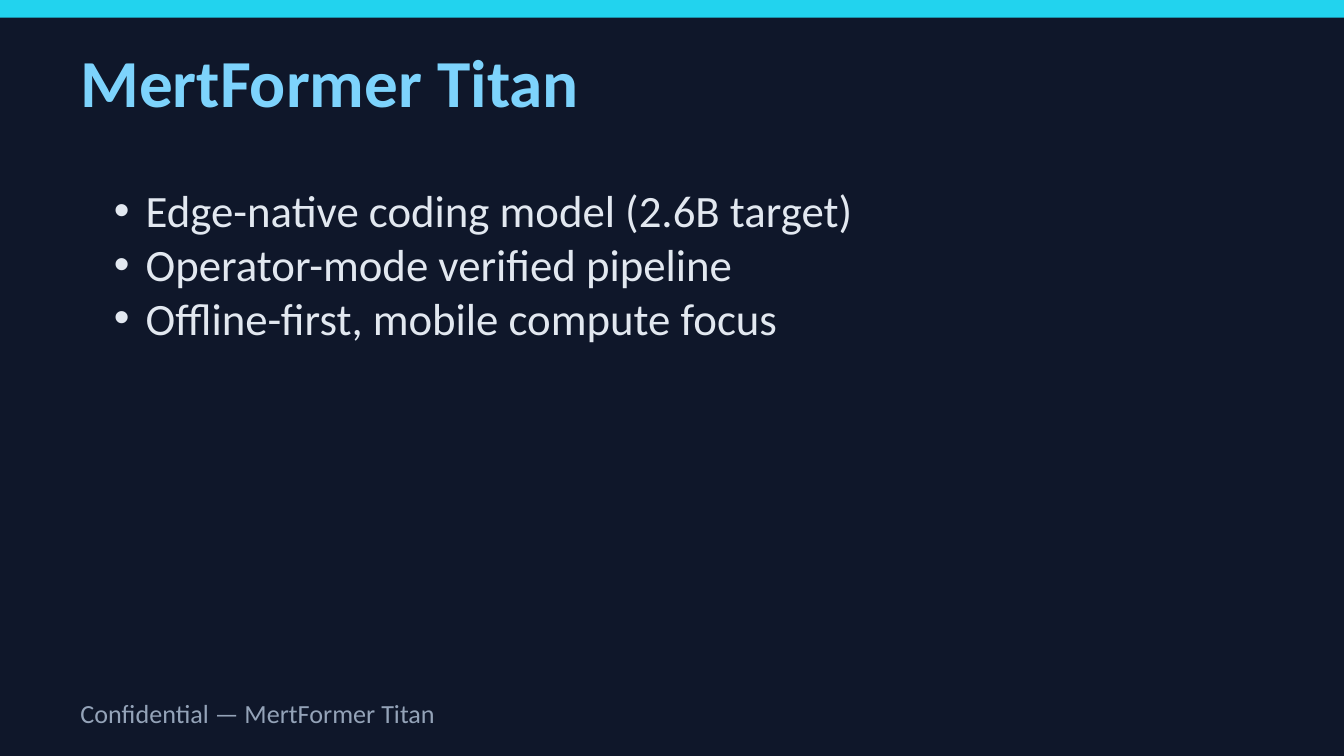
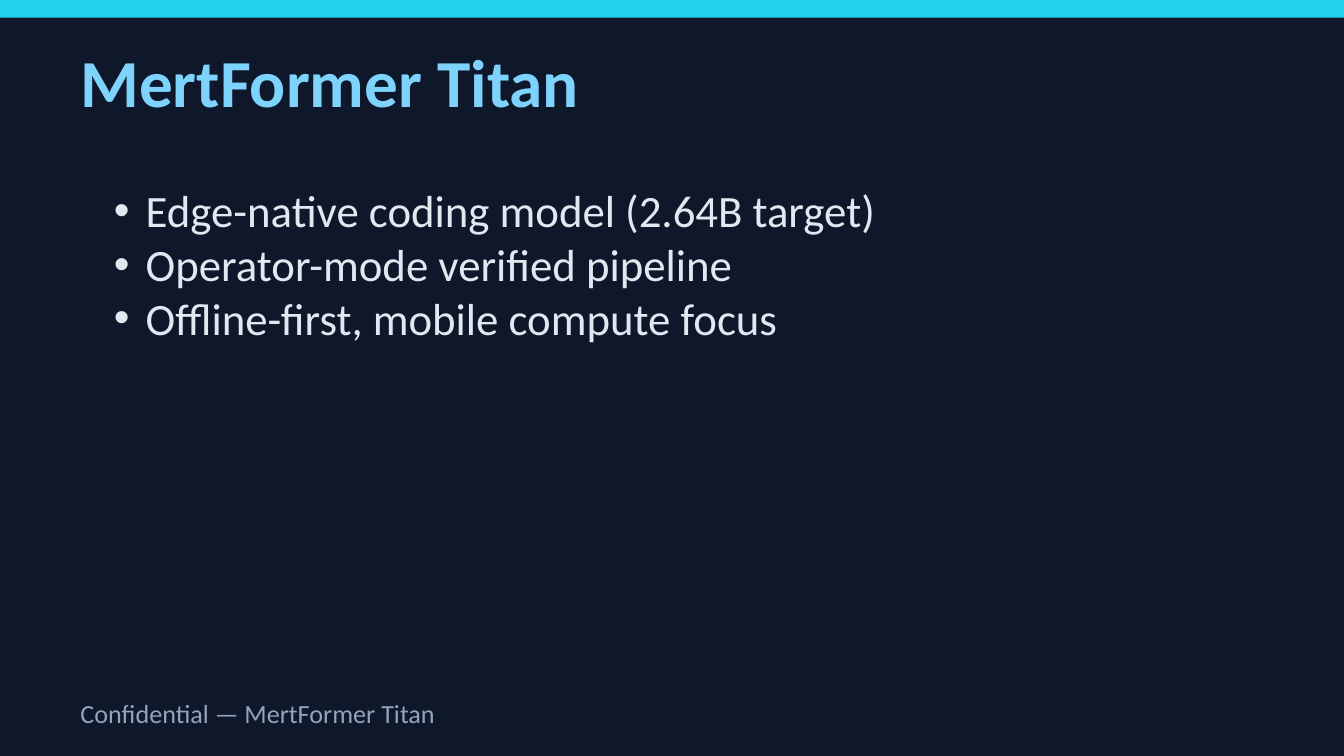
Before and after one commit to latentcore/mertformer-titan-core, a slide deck: slide 1 of reports/investor_deck.pptx. Drawn at 1344x756 pixels with LibreOffice and Linux fonts; fonts in the diff are those of the drawing. Boxes give left, top, right and bottom in pixels: in the first picture for what was removed or moved away, otherwise in the second. Text is boxed around its words. In the diff, an @@ line names an element or a change of style, - is before the commit and + after.

```diff
--- a/reports/investor_deck.pptx
+++ b/reports/investor_deck.pptx
@@ text at (146, 194, 875, 235): text changed @@
-• Edge-native coding model (2.6B target)
+• Edge-native coding model (2.64B target)
```
Also in this commit, not shown: 2 other slides changed, 5 other files.
